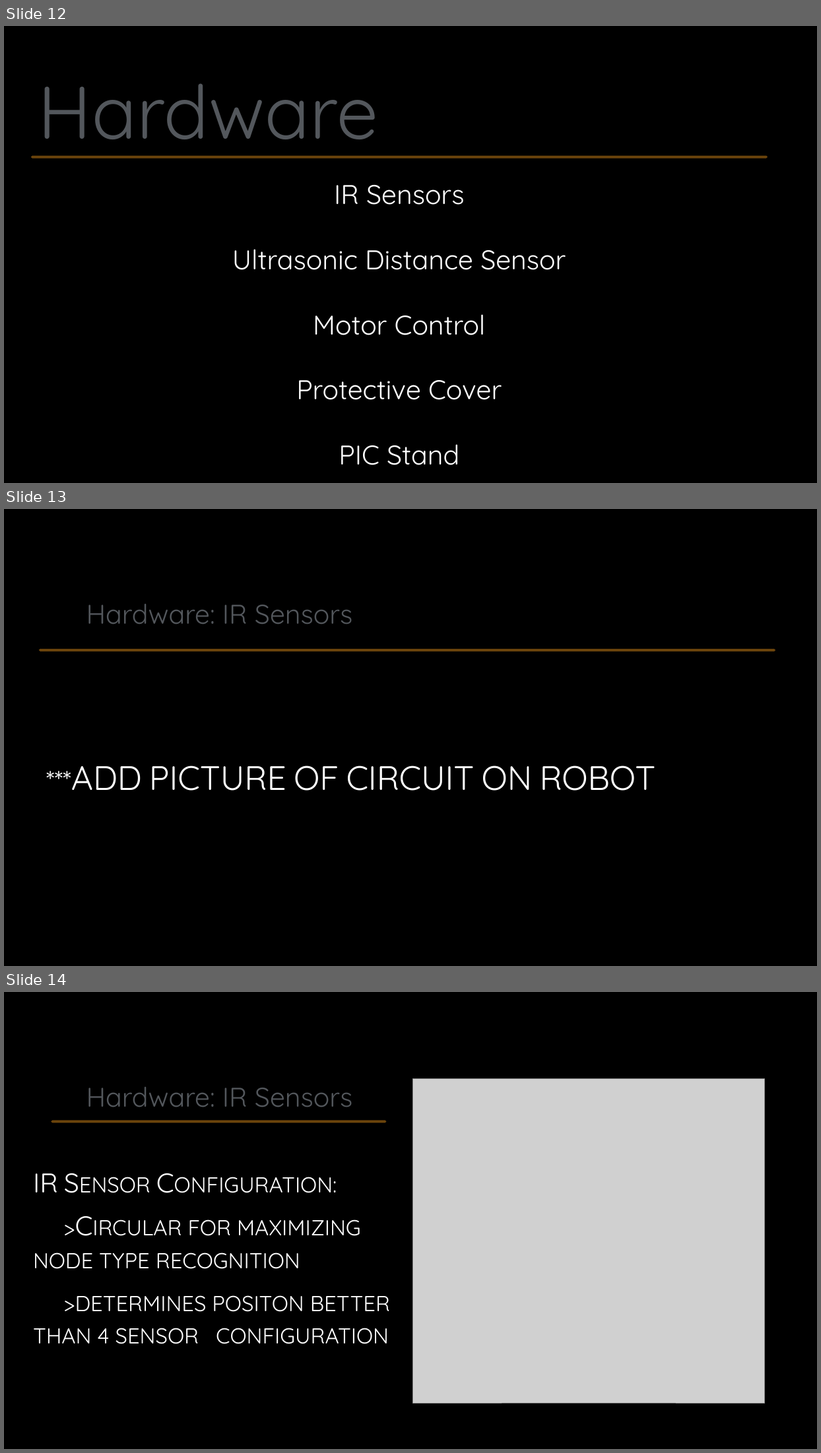
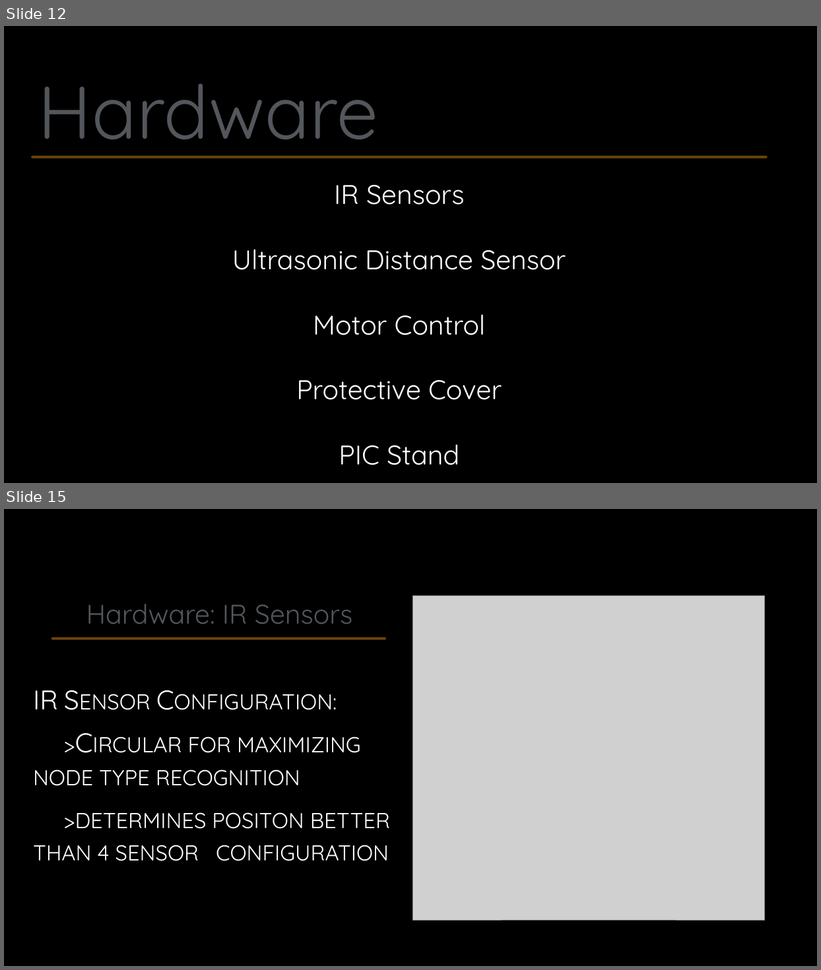
Before and after one commit to ECE372FA15/Team, a slide deck: final/documentation/FinalCDRPresentation.pptx. Shown one above the other, each under a label of ours: slides 12, 13 and 14 before the commit, slides 12 and 15 after it; the slides between them are not shown. The pictures are 821x1453 and 821x970 pixels, drawn with LibreOffice and Linux fonts; fonts in the diff are those of the drawing; grey boxes stand for pictures; background and template pictures are left out. Boxes give left, top, right and bottom in pixels: in the first picture for what was removed or moved away, otherwise in the second. Text is boxed around its words. In the diff, an @@ line names an element or a change of style, - is before the commit and + after.

```diff
--- a/final/documentation/FinalCDRPresentation.pptx
+++ b/final/documentation/FinalCDRPresentation.pptx
@@ slide 13 removed at (x1=4, y1=509, x2=817, y2=966), background picture (left out) @@
@@ title removed at (x1=86, y1=604, x2=352, y2=624) @@
-Hardware: IR Sensors
@@ line removed from (40, 650) to (774, 650) @@
@@ text removed at (x1=71, y1=766, x2=656, y2=791) @@
-***ADD PICTURE OF CIRCUIT ON ROBOT
@@ what was slide 14 is now slide 15 @@
```
Also in this commit, not shown: 1 slide changed, 3 slides added.
